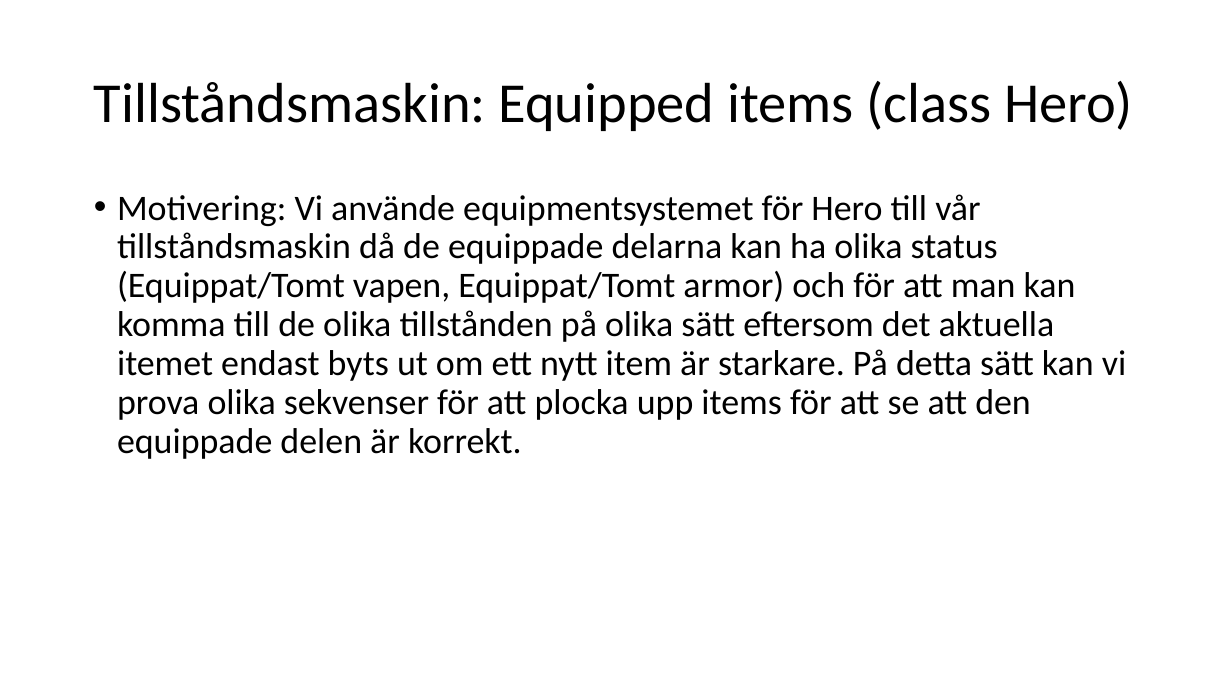
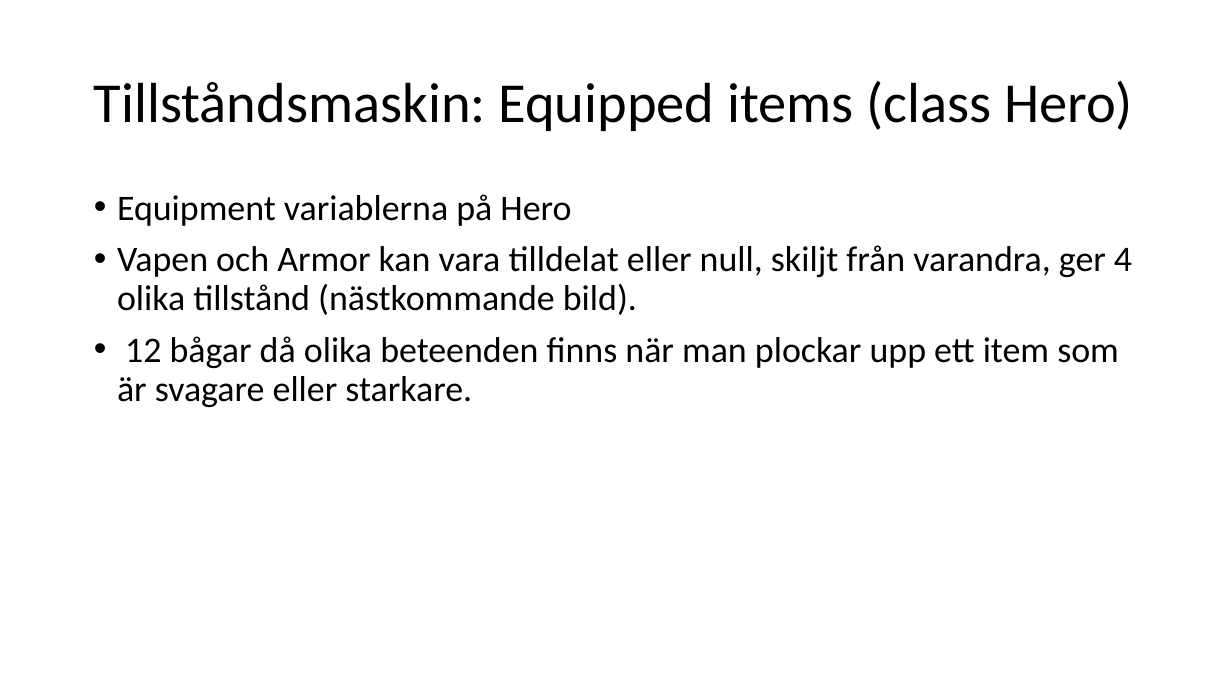
Before and after one commit to hampusidstam/InteGame, a slide deck: slide 23 of docs/Slutredovisning_grp5_v9.pptx. Drawn at 1232x693 pixels with LibreOffice and Linux fonts; fonts in the diff are those of the drawing. Boxes give left, top, right and bottom in pixels: in the first picture for what was removed or moved away, otherwise in the second. Text is boxed around its words. In the diff, an @@ line names an element or a change of style, - is before the commit and + after.

Commit message:
Uppdaterat PPT med tillståndsmaskinstext

```diff
--- a/docs/Slutredovisning_grp5_v9.pptx
+++ b/docs/Slutredovisning_grp5_v9.pptx
@@ text at (x1=117, y1=194, x2=1132, y2=407): text changed @@
-• Motivering: Vi använde equipmentsystemet för Hero till vår tillståndsmaskin då de equippade delarna kan ha olika status (Equippat/Tomt vapen, Equippat/Tomt armor) och för att man kan komma till de olika tillstånden på olika sätt eftersom det aktuella itemet endast byts ut om ett nytt item är starkare. På detta sätt kan vi prova olika sekvenser för att plocka upp items för att se att den equippade delen är korrekt.
+• Equipment variablerna på Hero
+• Vapen och Armor kan vara tilldelat eller null, skiljt från varandra, ger 4 olika tillstånd (nästkommande bild).
+• 12 bågar då olika beteenden finns när man plockar upp ett item som är svagare eller starkare.
```
